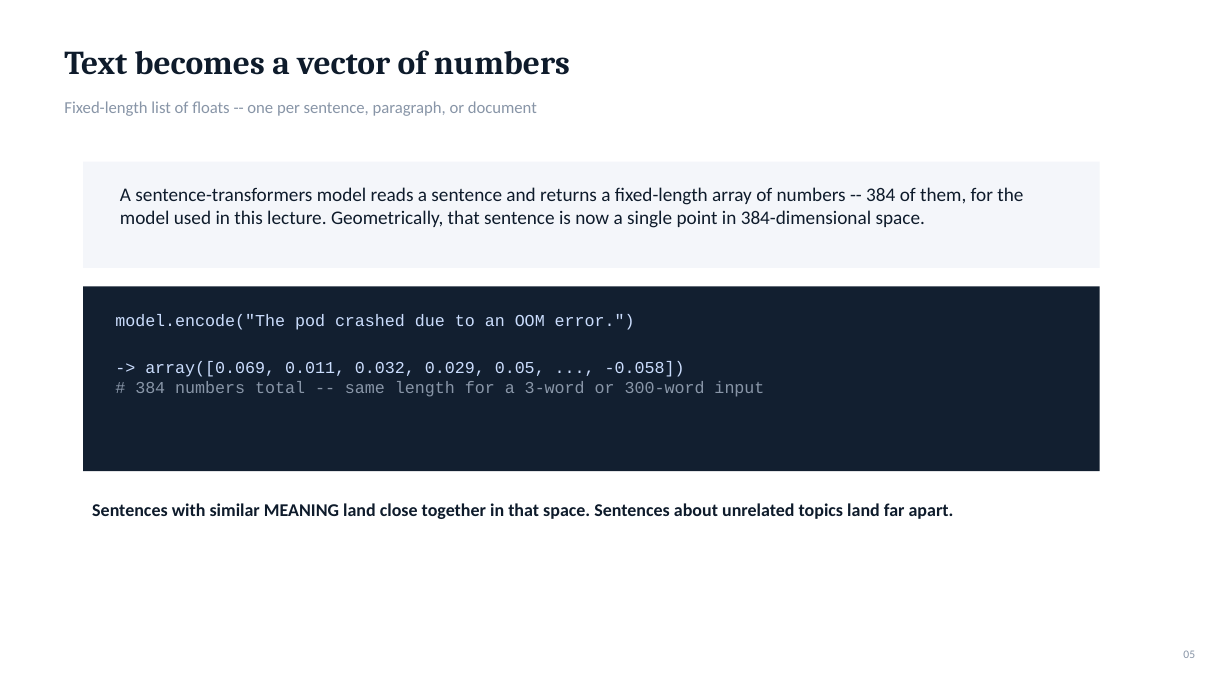
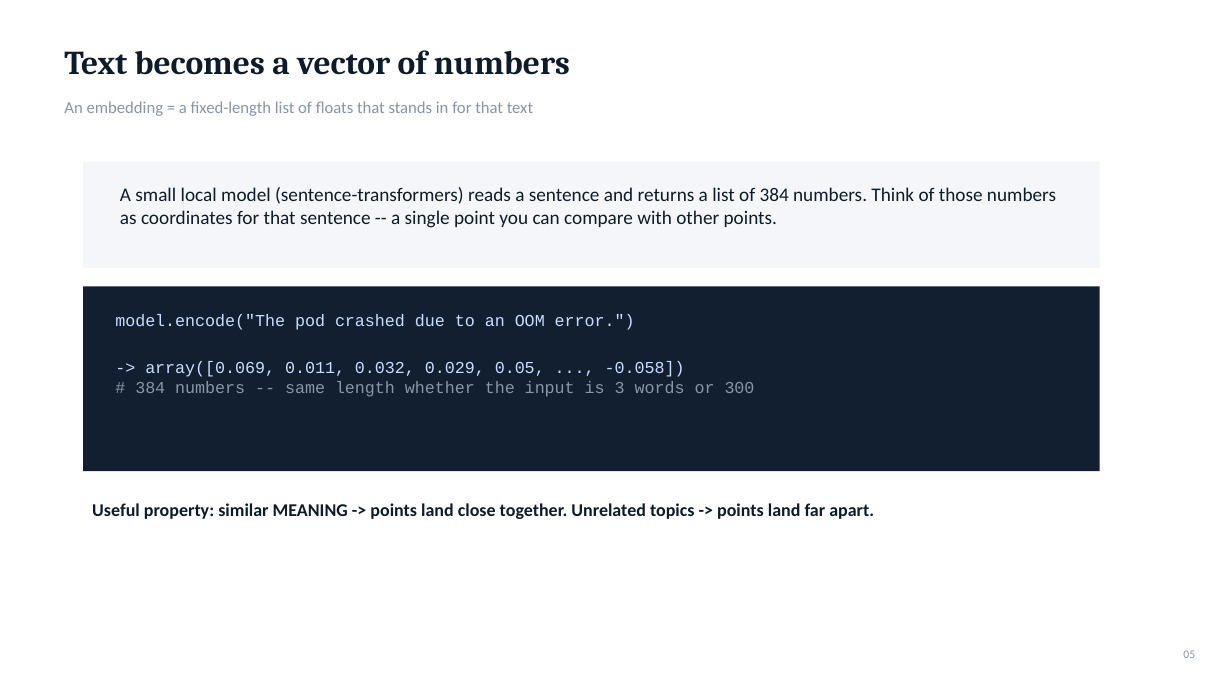
Before and after one commit to mayurb99/Agentic-AI-Series, a slide deck: slide 5 of lecture2/L2_Embeddings_VectorDatabases_DevOps.pptx. Drawn at 1232x693 pixels with LibreOffice and Linux fonts; fonts in the diff are those of the drawing. Boxes give left, top, right and bottom in pixels: in the first picture for what was removed or moved away, otherwise in the second. Text is boxed around its words. In the diff, an @@ line names an element or a change of style, - is before the commit and + after.

```diff
--- a/lecture2/L2_Embeddings_VectorDatabases_DevOps.pptx
+++ b/lecture2/L2_Embeddings_VectorDatabases_DevOps.pptx
@@ text at <box>64,101,533,116</box>: text changed @@
-Fixed-length list of floats -- one per sentence, paragraph, or document
+An embedding = a fixed-length list of floats that stands in for that text
@@ text at <box>120,187,1056,228</box>: text changed @@
-A sentence-transformers model reads a sentence and returns a fixed-length array of numbers -- 384 of them, for the model used in this lecture. Geometrically, that sentence is now a single point in 384-dimensional space.
+A small local model (sentence-transformers) reads a sentence and returns a list of 384 numbers. Think of those numbers as coordinates for that sentence -- a single point you can compare with other points.
@@ text at <box>135,381,755,397</box>: text changed @@
-# 384 numbers total -- same length for a 3-word or 300-word input
+# 384 numbers -- same length whether the input is 3 words or 300
@@ text at <box>92,503,874,519</box>: text changed @@
-Sentences with similar MEANING land close together in that space. Sentences about unrelated topics land far apart.
+Useful property: similar MEANING -> points land close together. Unrelated topics -> points land far apart.
```
Also in this commit, not shown: 18 other slides changed, 3 slides added, 3 slides removed, 3 other files.
